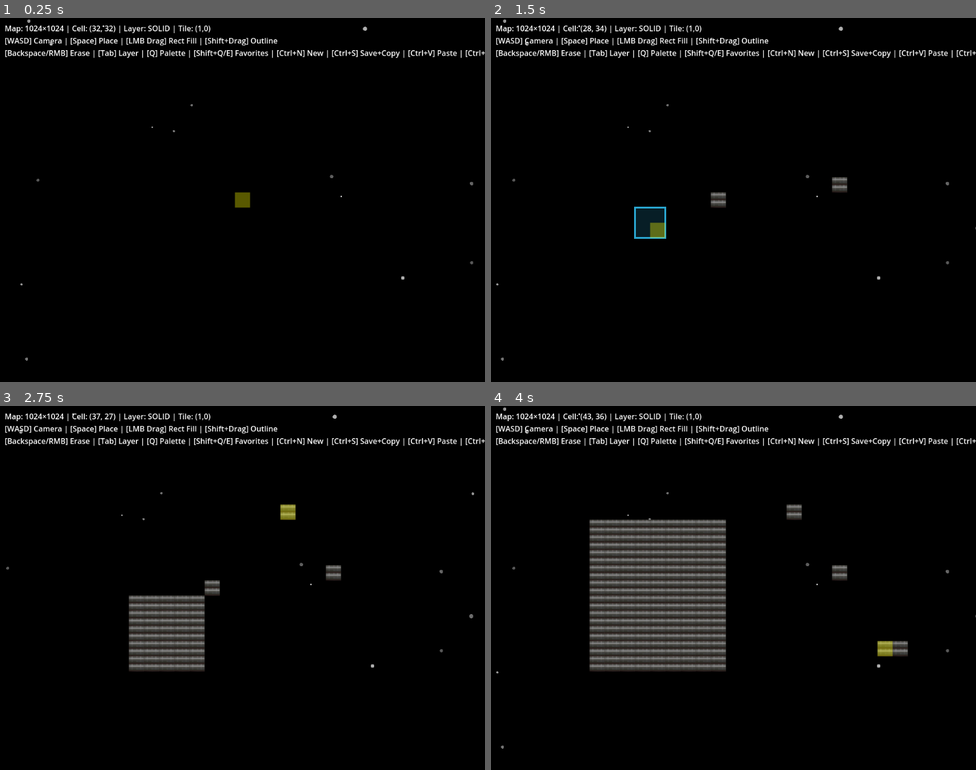
Above: before the commit, frames 1-4 (two rows, left to right).
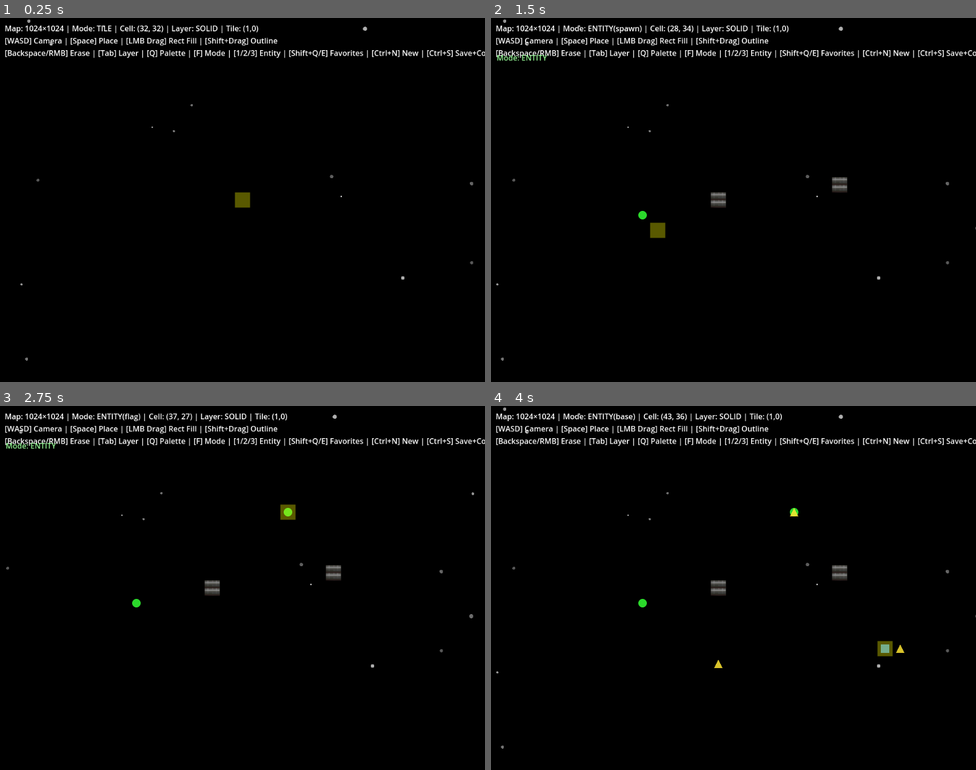
Above: after the commit, the same moments.

Repository: zebadrabbit/Driftline
Game: Godot game, scene res://client/scenes/editor/MapEditor.tscn
Two runs of this game, one before a commit and one after it. Both use one fixed random seed, a clock stepped at 60 frames per second and the inputs below. This scene is started directly instead of the project's main scene.
Inputs (mouse positions are in pixels of both pictures, inside the frame that each line leads up to):
- Up to frame 1 (0.25 s): no input
- Up to frame 2 (1.5 s): tap Enter (ui_accept) at 0.5, 0.77, 1.07, 1.25 s; move the mouse to (840, 181) at 0.52 s; hold Right (ui_right) 0.53-1.25 s; hold Shift 0.53-1.25 s; click (840, 181) at 0.67 s; tap F at 0.8 s; drag from (636, 218) to (709, 272) at 1.27 s
- Up to frame 3 (2.75 s): move the mouse to (291, 507) at 2.02 s; hold Right (ui_right) from 2.03 s (still down); tap 1 at 2.1 s; click (291, 507) at 2.17 s; tap 2 at 2.3 s
- Up to frame 4 (4 s): release Right (ui_right) at 2.75 s; tap Enter (ui_accept) at 2.75 s; drag from (709, 660) to (588, 533) at 2.77 s; move the mouse to (879, 642) at 3.52 s; hold Left (ui_left) from 3.53 s (still down); hold Enter (ui_accept) from 3.53 s (still down); tap 3 at 3.6 s; click (879, 642) at 3.67 s

The runs differ from the first frame. In frame 1, 1.1% of the frame differs, in the area x 14-100%, y 2-11%; in frame 2, 1.9%; in frame 3, 4.7%; in frame 4, 13%, in the area x 14-100%, y 2-73%.

Commit message:
Map editor: entity layer + edit mode

Diff:
--- a/client/scripts/maps/level_io.gd
+++ b/client/scripts/maps/level_io.gd
@@ -133,8 +133,8 @@
 
 ## Sparse save format: only stores placed tiles, not empty cells.
 ## Boundary tiles are NOT saved; they are generated on load.
-static func save_map_to_json(path: String, width: int, height: int, tileset_name: String, tilemaps: Dictionary) -> Error:
-	var json_str := build_map_json_string(width, height, tileset_name, tilemaps)
+static func save_map_to_json(path: String, width: int, height: int, tileset_name: String, tilemaps: Dictionary, entities: Array = []) -> Error:
+	var json_str := build_map_json_string(width, height, tileset_name, tilemaps, entities)
 	var file := FileAccess.open(path, FileAccess.WRITE)
 	if not file:
 		push_error("Failed to save map: " + path)
@@ -146,13 +146,13 @@
 
 
 ## Build the map JSON string (useful for clipboard/copy-paste).
-static func build_map_json_string(width: int, height: int, tileset_name: String, tilemaps: Dictionary) -> String:
-	var data := build_map_data(width, height, tileset_name, tilemaps)
+static func build_map_json_string(width: int, height: int, tileset_name: String, tilemaps: Dictionary, entities: Array = []) -> String:
+	var data := build_map_data(width, height, tileset_name, tilemaps, entities)
 	return JSON.stringify(data, "\t")
 
 
 ## Build the full map data dictionary (meta + layers).
-static func build_map_data(width: int, height: int, tileset_name: String, tilemaps: Dictionary) -> Dictionary:
+static func build_map_data(width: int, height: int, tileset_name: String, tilemaps: Dictionary, entities: Array = []) -> Dictionary:
 	var layers := {}
 
 	for layer_name in ["bg", "solid", "fg"]:
@@ -184,8 +184,38 @@
 			"tile_size": TILE_SIZE,
 			"tileset": tileset_name
 		},
-		"layers": layers
+		"layers": layers,
+		"entities": entities
 	}
+
+
+static func count_tiles(map_data: Dictionary) -> int:
+	var norm := normalize_map_data(map_data)
+	var layers: Dictionary = norm.get("layers", {})
+	var count: int = 0
+	for layer_name in ["bg", "solid", "fg"]:
+		var arr := layers.get(layer_name, [])
+		if arr is Array:
+			count += (arr as Array).size()
+	return count
+
+
+static func validate_entities(entities: Array, width: int, height: int) -> Array[String]:
+	var issues: Array[String] = []
+	for i in range(entities.size()):
+		var e = entities[i]
+		if typeof(e) != TYPE_DICTIONARY:
+			issues.append("entities[%d] is not an object" % i)
+			continue
+		var d: Dictionary = e
+		var t: String = String(d.get("type", ""))
+		if t not in ["spawn", "flag", "base"]:
+			issues.append("entities[%d] has invalid type '%s'" % [i, t])
+		var x: int = int(d.get("x", -1))
+		var y: int = int(d.get("y", -1))
+		if x < 0 or y < 0 or x >= width or y >= height:
+			issues.append("entities[%d] out of bounds (%d,%d)" % [i, x, y])
+	return issues
 
 
 ## Read the raw map JSON as a Dictionary (meta + layers) without applying to TileMaps.
--- a/client/scripts/maps/map_editor.gd
+++ b/client/scripts/maps/map_editor.gd
@@ -28,6 +28,11 @@
 
 var status_label: Label
 var status_timer: float = 0.0
+
+enum EditMode { TILE, ENTITY }
+var edit_mode: EditMode = EditMode.TILE
+var selected_entity_type: String = "spawn"
+var entities: Array = []
 
 var cursor_cell := Vector2i(10, 10)
 # Camera navigation cell (WASD only). Mouse should not affect this.
@@ -130,28 +135,56 @@
 
 func _draw() -> void:
 	# Editor-only rectangle preview when dragging.
-	if not dragging:
-		return
-
-	var a := drag_start_cell
-	var b := drag_end_cell
-	var min_x: int = mini(a.x, b.x)
-	var max_x: int = maxi(a.x, b.x)
-	var min_y: int = mini(a.y, b.y)
-	var max_y: int = maxi(a.y, b.y)
-
+	if dragging:
+		var a := drag_start_cell
+		var b := drag_end_cell
+		var min_x: int = mini(a.x, b.x)
+		var max_x: int = maxi(a.x, b.x)
+		var min_y: int = mini(a.y, b.y)
+		var max_y: int = maxi(a.y, b.y)
+
+		var tile_size: float = float(LevelIO.TILE_SIZE)
+		var top_left_world := Vector2(min_x, min_y) * tile_size
+		var size_world := Vector2(max_x - min_x + 1, max_y - min_y + 1) * tile_size
+
+		# Draw in this Node2D's local space.
+		var rect := Rect2(to_local(top_left_world), size_world)
+
+		var outline_only := Input.is_key_pressed(KEY_SHIFT)
+		if not outline_only:
+			draw_rect(rect, Color(0.2, 0.8, 1.0, 0.15), true)
+		# Border
+		draw_rect(rect, Color(0.2, 0.8, 1.0, 0.8), false, 2.0)
+
+	# Draw entities (simple shapes) in world-aligned tile space.
+	_draw_entities()
+
+
+func _draw_entities() -> void:
 	var tile_size: float = float(LevelIO.TILE_SIZE)
-	var top_left_world := Vector2(min_x, min_y) * tile_size
-	var size_world := Vector2(max_x - min_x + 1, max_y - min_y + 1) * tile_size
-
-	# Draw in this Node2D's local space.
-	var rect := Rect2(to_local(top_left_world), size_world)
-
-	var outline_only := Input.is_key_pressed(KEY_SHIFT)
-	if not outline_only:
-		draw_rect(rect, Color(0.2, 0.8, 1.0, 0.15), true)
-	# Border
-	draw_rect(rect, Color(0.2, 0.8, 1.0, 0.8), false, 2.0)
+	for e in entities:
+		if typeof(e) != TYPE_DICTIONARY:
+			continue
+		var d: Dictionary = e
+		var t: String = String(d.get("type", ""))
+		var x: int = int(d.get("x", -1))
+		var y: int = int(d.get("y", -1))
+		if x < 0 or y < 0:
+			continue
+		var center_world := Vector2(x, y) * tile_size + Vector2.ONE * (tile_size / 2.0)
+		var p := to_local(center_world)
+		var r := tile_size * 0.28
+		if t == "spawn":
+			draw_circle(p, r, Color(0.2, 1.0, 0.2, 0.85))
+		elif t == "flag":
+			var tri := PackedVector2Array([
+				p + Vector2(0, -r),
+				p + Vector2(r, r),
+				p + Vector2(-r, r)
+			])
+			draw_polygon(tri, PackedColorArray([Color(1.0, 0.9, 0.2, 0.85)]))
+		elif t == "base":
+			draw_rect(Rect2(p - Vector2(r, r), Vector2(r * 2.0, r * 2.0)), Color(0.2, 0.6, 1.0, 0.85), true)
 
 
 func _get_active_tilemap() -> TileMap:
@@ -243,6 +276,27 @@
 			get_viewport().set_input_as_handled()
 			return
 
+	# Mode toggle / entity type selection
+	if event is InputEventKey and event.pressed and not event.echo and not event.ctrl_pressed:
+		if event.keycode == KEY_F:
+			edit_mode = EditMode.ENTITY if edit_mode == EditMode.TILE else EditMode.TILE
+			_set_status("Mode: %s" % ("ENTITY" if edit_mode == EditMode.ENTITY else "TILE"), false, 2.0)
+			get_viewport().set_input_as_handled()
+			queue_redraw()
+			return
+		if event.keycode == KEY_1:
+			selected_entity_type = "spawn"
+			get_viewport().set_input_as_handled()
+			return
+		elif event.keycode == KEY_2:
+			selected_entity_type = "flag"
+			get_viewport().set_input_as_handled()
+			return
+		elif event.keycode == KEY_3:
+			selected_entity_type = "base"
+			get_viewport().set_input_as_handled()
+			return
+
 	# Mouse hover updates the cursor cell.
 	if event is InputEventMouseMotion:
 		_set_cursor_cell(_get_cell_under_mouse())
@@ -255,6 +309,16 @@
 	# Mouse buttons should act on the cell under the mouse.
 	if event is InputEventMouseButton:
 		_set_cursor_cell(_get_cell_under_mouse())
+		# Entity mode: LMB places entity; RMB removes.
+		if edit_mode == EditMode.ENTITY:
+			if event.button_index == MOUSE_BUTTON_LEFT and event.pressed:
+				_place_entity_at_cell(cursor_cell)
+				get_viewport().set_input_as_handled()
+				return
+			elif event.button_index == MOUSE_BUTTON_RIGHT and event.pressed:
+				_remove_entity_at_cell(cursor_cell)
+				get_viewport().set_input_as_handled()
+				return
 
 	# Movement
 	var move_delta := Vector2i.ZERO
@@ -284,9 +348,13 @@
 
 	# Place tile (Space) / Rectangle fill tool (LMB drag)
 	if event.is_action_pressed("ui_accept"):
-		_place_tile()
-		get_viewport().set_input_as_handled()
-	elif event is InputEventMouseButton and event.button_index == MOUSE_BUTTON_LEFT:
+		if edit_mode == EditMode.TILE:
+			_place_tile()
+			get_viewport().set_input_as_handled()
+		else:
+			_place_entity_at_cell(cursor_cell)
+			get_viewport().set_input_as_handled()
+	elif event is InputEventMouseButton and event.button_index == MOUSE_BUTTON_LEFT and edit_mode == EditMode.TILE:
 		if event.pressed:
 			dragging = true
 			drag_start_cell = cursor_cell
@@ -303,7 +371,10 @@
 
 	# Erase tile (Backspace or RMB)
 	if event.is_action_pressed("ui_cancel") or (event is InputEventMouseButton and event.pressed and event.button_index == MOUSE_BUTTON_RIGHT):
-		_erase_tile()
+		if edit_mode == EditMode.TILE:
+			_erase_tile()
+		else:
+			_remove_entity_at_cell(cursor_cell)
 		get_viewport().set_input_as_handled()
 
 	# Cycle layer (Tab)
@@ -396,7 +467,8 @@
 func _update_ui() -> void:
 	var layer_display := current_layer.to_upper()
 	var atlas_str := "(%d,%d)" % [selected_atlas_coords.x, selected_atlas_coords.y]
-	ui_label.text = "Map: %d×%d | Cell: %s | Layer: %s | Tile: %s\n[WASD] Camera | [Space] Place | [LMB Drag] Rect Fill | [Shift+Drag] Outline\n[Backspace/RMB] Erase | [Tab] Layer | [Q] Palette | [Shift+Q/E] Favorites | [Ctrl+N] New | [Ctrl+S] Save+Copy | [Ctrl+V] Paste | [Ctrl+O] Load… | [Ctrl+Shift+O] Load Latest | [Esc] Exit" % [map_width_tiles, map_height_tiles, cursor_cell, layer_display, atlas_str]
+	var mode_str := "ENTITY(%s)" % selected_entity_type if edit_mode == EditMode.ENTITY else "TILE"
+	ui_label.text = "Map: %d×%d | Mode: %s | Cell: %s | Layer: %s | Tile: %s\n[WASD] Camera | [Space] Place | [LMB Drag] Rect Fill | [Shift+Drag] Outline\n[Backspace/RMB] Erase | [Tab] Layer | [Q] Palette | [F] Mode | [1/2/3] Entity | [Shift+Q/E] Favorites | [Ctrl+N] New | [Ctrl+S] Save+Copy | [Ctrl+V] Paste | [Ctrl+O] Load… | [Ctrl+Shift+O] Load Latest | [Esc] Exit" % [map_width_tiles, map_height_tiles, mode_str, cursor_cell, layer_display, atlas_str]
 
 
 func _build_status_ui() -> void:
@@ -416,6 +488,41 @@
 	status_label.text = msg
 	status_label.modulate = Color(1, 0.35, 0.35, 1) if is_error else Color(0.6, 1, 0.6, 1)
 	status_timer = seconds
+
+
+func _find_entity_index(t: String, cell: Vector2i) -> int:
+	for i in range(entities.size()):
+		var e = entities[i]
+		if typeof(e) != TYPE_DICTIONARY:
+			continue
+		var d: Dictionary = e
+		if String(d.get("type", "")) == t and int(d.get("x", -999)) == cell.x and int(d.get("y", -999)) == cell.y:
+			return i
+	return -1
+
+
+func _place_entity_at_cell(cell: Vector2i) -> void:
+	if _is_boundary_cell(cell):
+		_set_status("Cannot place entities on boundary", true, 2.0)
+		return
+	var idx := _find_entity_index(selected_entity_type, cell)
+	if idx != -1:
+		return
+	entities.append({"type": selected_entity_type, "x": cell.x, "y": cell.y, "team": 0})
+	queue_redraw()
+
+
+func _remove_entity_at_cell(cell: Vector2i) -> void:
+	# Remove the first entity found at this cell.
+	for i in range(entities.size()):
+		var e = entities[i]
+		if typeof(e) != TYPE_DICTIONARY:
+			continue
+		var d: Dictionary = e
+		if int(d.get("x", -999)) == cell.x and int(d.get("y", -999)) == cell.y:
+			entities.remove_at(i)
+			queue_redraw()
+			return
 
 
 func _paste_map_from_clipboard() -> void:
@@ -437,6 +544,8 @@
 	# Resize the editor map BEFORE applying tiles.
 	_create_new_map(w_tiles * LevelIO.TILE_SIZE, h_tiles * LevelIO.TILE_SIZE)
 	LevelIO.apply_map_data(map, _tilemaps)
+	entities = map.get("entities", [])
+	queue_redraw()
 
 	var entities_count: int = (map.get("entities", []) as Array).size()
 	var tiles_count: int = 0
@@ -575,6 +684,7 @@
 
 	for tilemap in _tilemaps.values():
 		tilemap.clear()
+	entities = []
 	LevelIO.apply_boundary(tilemap_solid, _map_width_cells(), _map_height_cells())
 
 	var w_cells := _map_width_cells()
@@ -829,8 +939,8 @@
 	var filename := "map_%s.json" % timestamp
 	var full_path := dir_path.path_join(filename)
 
-	var json_str := LevelIO.build_map_json_string(_map_width_cells(), _map_height_cells(), _tileset_name, _tilemaps)
-	var err := LevelIO.save_map_to_json(full_path, _map_width_cells(), _map_height_cells(), _tileset_name, _tilemaps)
+	var json_str := LevelIO.build_map_json_string(_map_width_cells(), _map_height_cells(), _tileset_name, _tilemaps, entities)
+	var err := LevelIO.save_map_to_json(full_path, _map_width_cells(), _map_height_cells(), _tileset_name, _tilemaps, entities)
 	if err == OK:
 		DisplayServer.clipboard_set(json_str)
 		print("Map saved: " + full_path)
@@ -874,6 +984,9 @@
 	var h_px := int(meta0.get("height", 1024))
 	_create_new_map(w_px, h_px)
 
+	var raw := LevelIO.read_map_data(full_path)
+	var norm := LevelIO.normalize_map_data(raw)
+	entities = norm.get("entities", [])
 	var meta := LevelIO.load_map_from_json(full_path, _tilemaps)
 	if meta.has("w") and meta.has("h"):
 		print("Map loaded: " + full_path)
Not shown, changed: CHANGELOG.md
Not shown, changed: README.md
